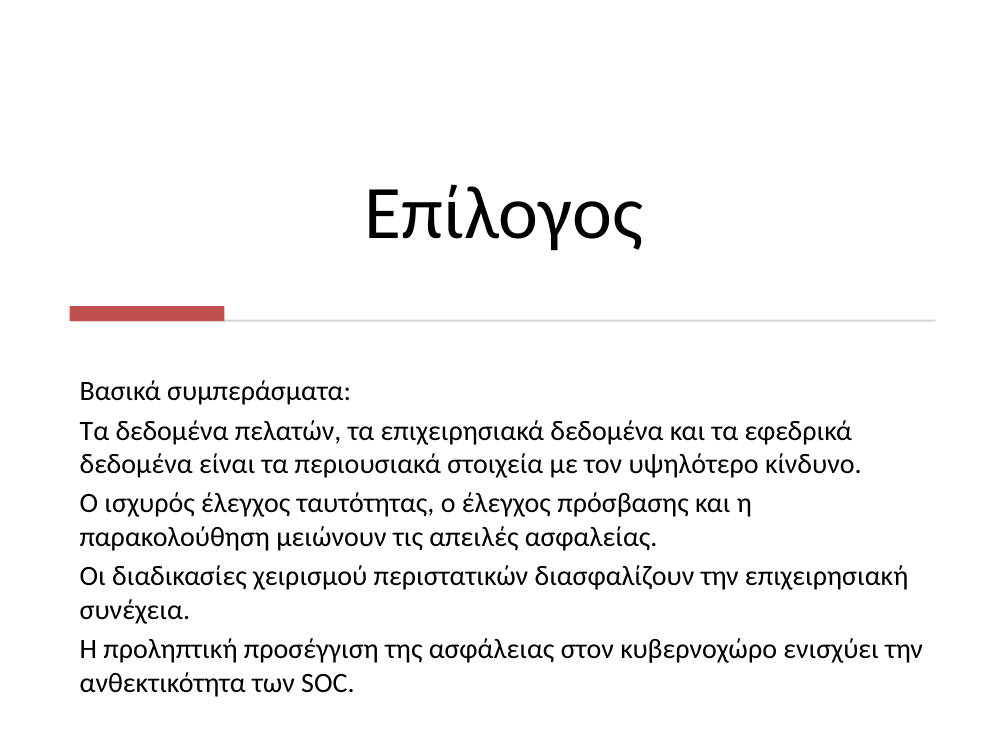
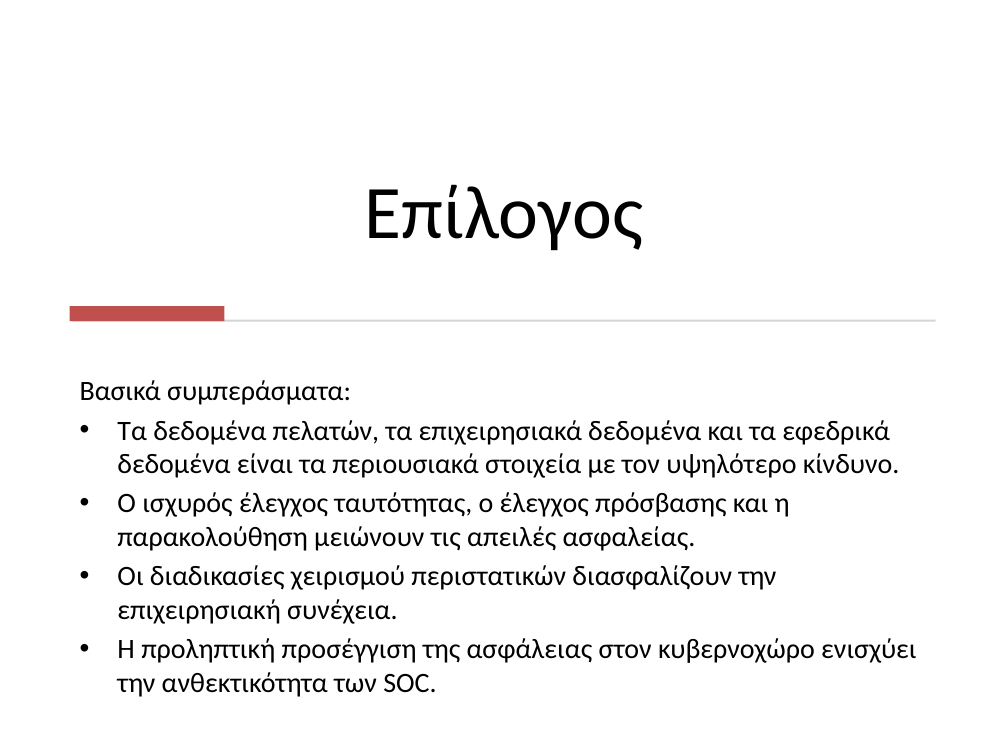
Before and after one commit to rafis-hub/info_sec_goverance, a slide deck: slide 13 of stavroula_enhanced/Ανάλυση και Διαχείριση Επικινδυνότητας.pptx. Drawn at 1008x756 pixels with LibreOffice and Linux fonts; fonts in the diff are those of the drawing. Boxes give left, top, right and bottom in pixels: in the first picture for what was removed or moved away, otherwise in the second. Text is boxed around its words. In the diff, an @@ line names an element or a change of style, - is before the commit and + after.

```diff
--- a/stavroula_enhanced/Ανάλυση και Διαχείριση Επικινδυνότητας.pptx
+++ b/stavroula_enhanced/Ανάλυση και Διαχείριση Επικινδυνότητας.pptx
@@ text at <box>117,420,916,697</box>: bullet none to • @@
```
Also in this commit, not shown: 5 other slides changed.
